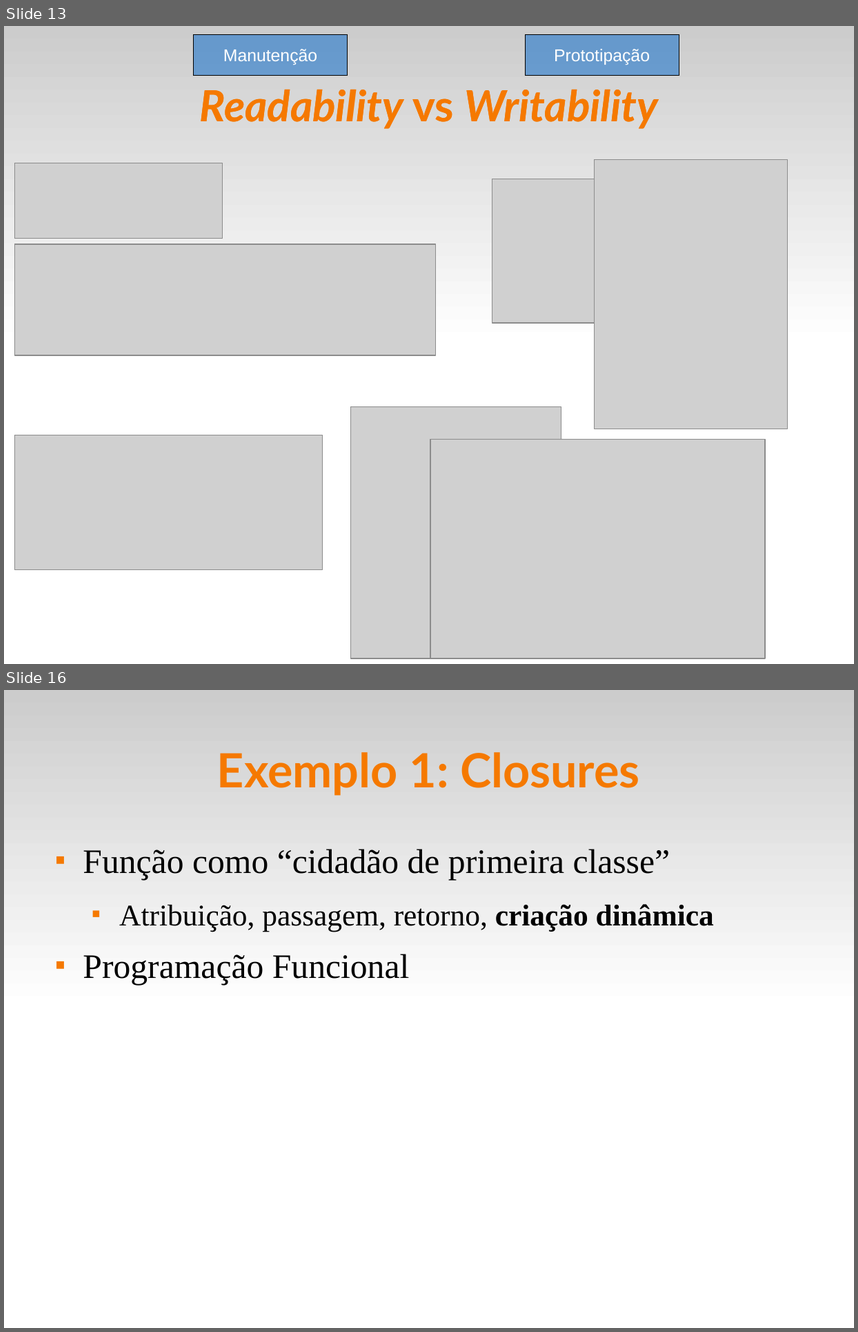
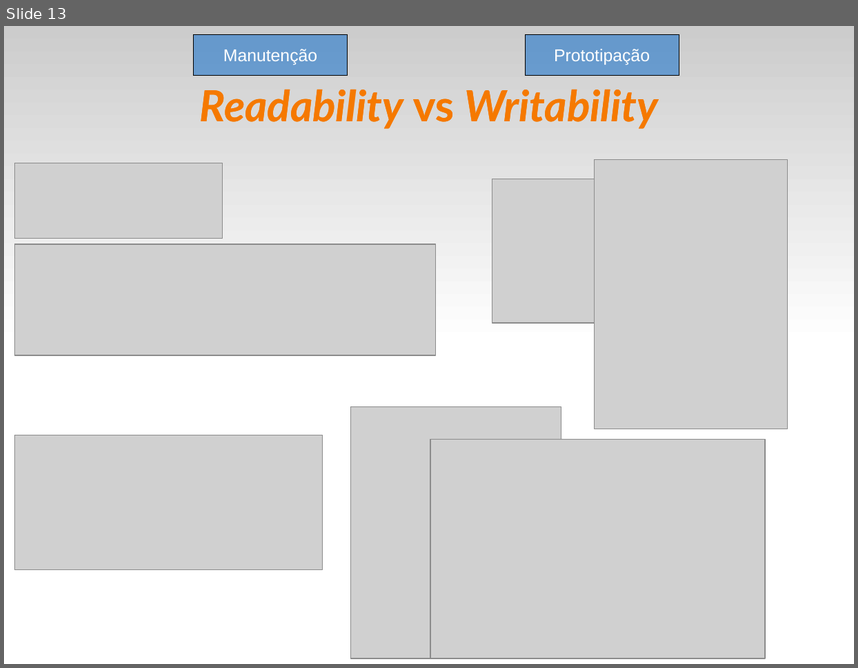
Before and after one commit to fsantanna-uerj/EDL, a slide deck: slides/edl-01.odp. Shown one above the other, each under a label of ours: slides 13 and 16 before the commit, slide 13 after it; the slides between them are not shown. The pictures are 858x1332 and 858x668 pixels, drawn with LibreOffice and Linux fonts; fonts in the diff are those of the drawing; grey boxes stand for pictures. Boxes give left, top, right and bottom in pixels: in the first picture for what was removed or moved away, otherwise in the second. Text is boxed around its words. In the diff, an @@ line names an element or a change of style, - is before the commit and + after.

```diff
--- a/slides/edl-01.odp
+++ b/slides/edl-01.odp
@@ slide 16 removed at [4,690,854,1328], background #FFFFFF; not listed: 1 template element that a slide beside it also shows @@
@@ title removed at [217,752,640,796] @@
-Exemplo 1: Closures
@@ text removed at [83,849,714,985] @@
-■ Função como “cidadão de primeira classe”
-  ■ Atribuição, passagem, retorno, criação dinâmica
-■ Programação Funcional
```
Also in this commit, not shown: 3 other slides removed, 5 other files.
